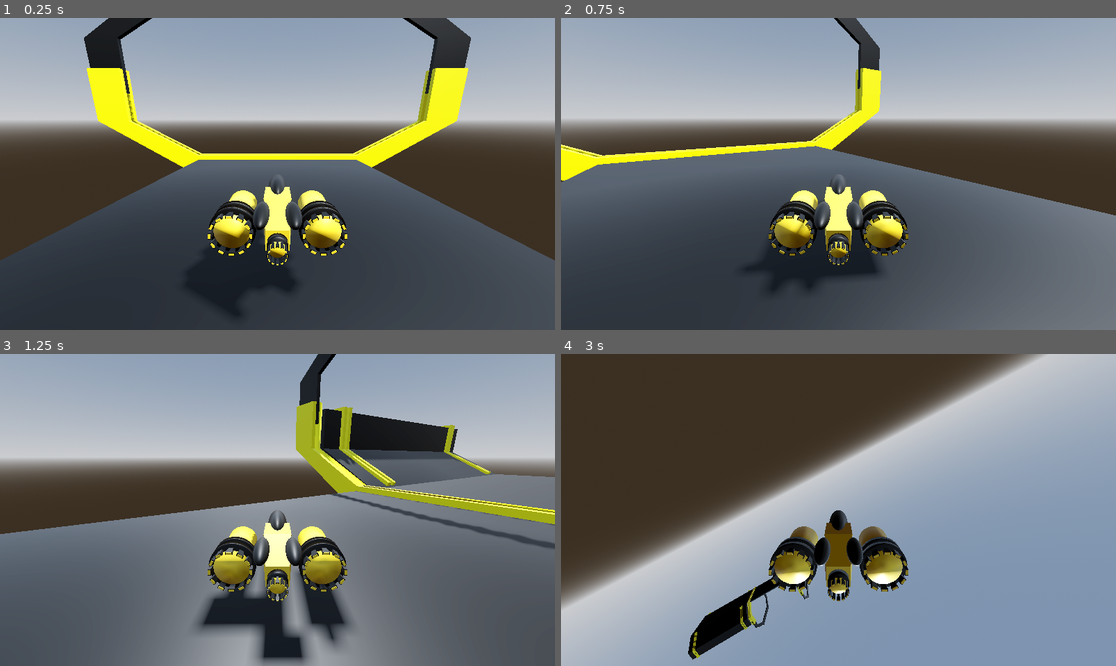
Above: before the commit, frames 1-4 (two rows, left to right).
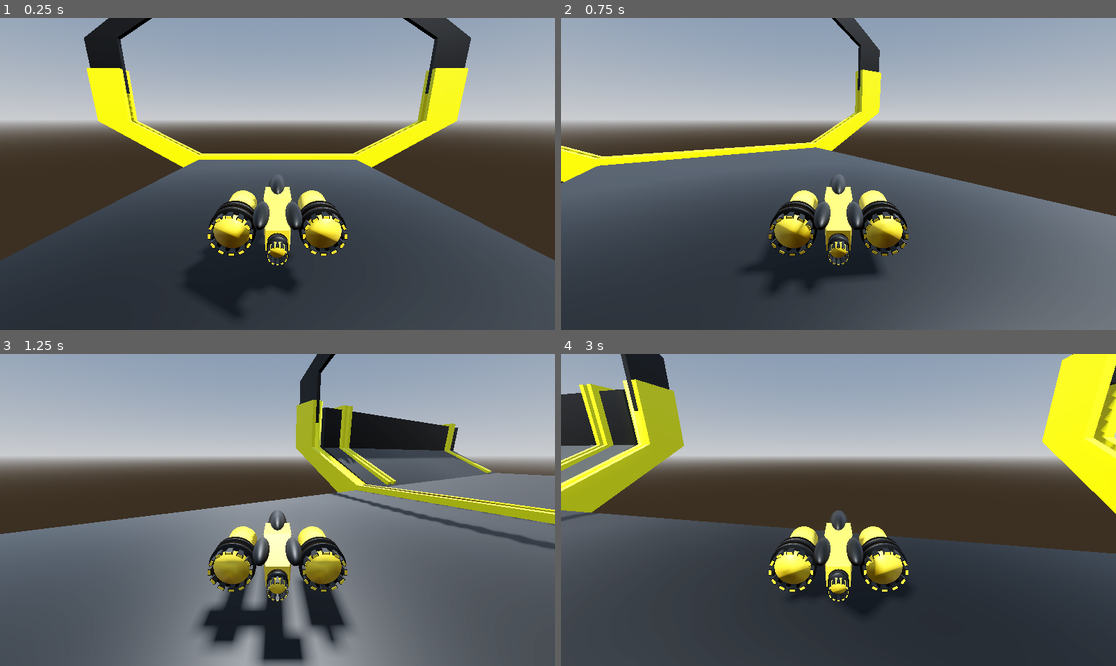
Above: after the commit, the same moments.

Repository: gheddie/godot_mace_runner_2
Game: Godot game, scene res://starter/PlatformStarterScene.tscn
Two runs of this game, one before a commit and one after it. Both use one fixed random seed, a clock stepped at 60 frames per second and the inputs below.
Inputs:
- Up to frame 1 (0.25 s): no input
- Up to frame 2 (0.75 s): hold D (turn_right) from 0.53 s (still down)
- Up to frame 3 (1.25 s): keep holding D (turn_right)
- Up to frame 4 (3 s): release D (turn_right) at 1.28 s; hold S (move_backward) 1.28-2.03 s; hold D (turn_right) 2.03-2.78 s; hold W (move_forward) from 2.78 s (still down)

Frame 1 is identical in both runs. In frame 2, 1.1% of the frame differs, in the area x 0-100%, y 0-68%; in frame 3, 2.4%; in frame 4, 90%, in the area x 0-100%, y 0-100%.

Commit message:
Improved wall colliding

Diff:
--- a/assets/mace_elements/inherited_elements/fork/ForkMaceElement.tscn
+++ b/assets/mace_elements/inherited_elements/fork/ForkMaceElement.tscn
@@ -10,15 +10,24 @@
 [sub_resource type="BoxShape3D" id="BoxShape3D_l0i7n"]
 size = Vector3(14.1, 2.1000001, 18)
 
+[sub_resource type="BoxShape3D" id="BoxShape3D_o7ns2"]
+size = Vector3(12.2, 1, 1)
+
+[sub_resource type="BoxShape3D" id="BoxShape3D_7wpic"]
+size = Vector3(1.5, 1, 1)
+
+[sub_resource type="BoxShape3D" id="BoxShape3D_bs0eu"]
+size = Vector3(1, 2.1000001, 5)
+
 [node name="ForkTrailElement" instance=ExtResource("1_ijvp6")]
 script = ExtResource("2_fevai")
 
-[node name="fork" parent="." index="0" instance=ExtResource("2_s8jsc")]
-transform = Transform3D(1, 0, 0, 0, 1, 0, 0, 0, 1, 0, -0.2, 0)
-
-[node name="BottomCollider" type="CollisionShape3D" parent="." index="1"]
+[node name="BottomCollider" type="CollisionShape3D" parent="." index="0"]
 transform = Transform3D(1, 0, 0, 0, 1, 0, 0, 0, 1, 7, -0.100000024, -9.536743e-07)
 shape = SubResource("BoxShape3D_fevai")
+
+[node name="fork" parent="." index="1" instance=ExtResource("2_s8jsc")]
+transform = Transform3D(1, 0, 0, 0, 1, 0, 0, 0, 1, 0, -0.2, 0)
 
 [node name="Area" type="Area3D" parent="." index="2"]
 
@@ -26,6 +35,18 @@
 transform = Transform3D(1, 0, 0, 0, 1, 0, 0, 0, 1, 7.05, 0.85, 0)
 shape = SubResource("BoxShape3D_l0i7n")
 
+[node name="LeftCollider" type="CollisionShape3D" parent="." index="3"]
+transform = Transform3D(0.90630776, 0, 0.42261827, 0, 2.8500001, 0, -0.42261827, 0, 0.90630776, 5.3655844, 1.4, -4.9041667)
+shape = SubResource("BoxShape3D_o7ns2")
+
+[node name="RightCollider" type="CollisionShape3D" parent="." index="4"]
+transform = Transform3D(7.6129847, 0, -0.42261827, 0, 2, 0, 3.5499933, 0, 0.90630776, 5.24844, 0.8, 4.907496)
+shape = SubResource("BoxShape3D_7wpic")
+
+[node name="BackCollider" type="CollisionShape3D" parent="." index="5"]
+transform = Transform3D(1, 0, 0, 0, 1, 0, 0, 0, 1, 13.5, 0.8500001, 0)
+shape = SubResource("BoxShape3D_bs0eu")
+
 [connection signal="body_entered" from="Area" to="." method="onBodyEntered"]
 
 [editable path="fork"]
--- a/assets/ship/Ship.tscn
+++ b/assets/ship/Ship.tscn
@@ -8,6 +8,7 @@
 size = Vector3(1, 0.4, 0.8)
 
 [node name="Ship" type="RigidBody3D"]
+lock_rotation = true
 script = ExtResource("1_tf6b1")
 
 [node name="Body" parent="." instance=ExtResource("1_rgt4d")]
--- a/assets/starter/Starter.tscn
+++ b/assets/starter/Starter.tscn
@@ -7,6 +7,12 @@
 
 [sub_resource type="BoxShape3D" id="BoxShape3D_46be0"]
 size = Vector3(0.5, 4.2000003, 8.2)
+
+[sub_resource type="BoxShape3D" id="BoxShape3D_3a8m4"]
+size = Vector3(8, 1, 0.3)
+
+[sub_resource type="BoxShape3D" id="BoxShape3D_tfy14"]
+size = Vector3(8, 1, 0.3)
 
 [node name="Starter" type="StaticBody3D"]
 
@@ -19,3 +25,11 @@
 [node name="BackCollider" type="CollisionShape3D" parent="."]
 transform = Transform3D(1, 0, 0, 0, 1, 0, 0, 0, 1, -3.5499997, 1.9000001, 1.1920929e-07)
 shape = SubResource("BoxShape3D_46be0")
+
+[node name="LeftCollider" type="CollisionShape3D" parent="."]
+transform = Transform3D(1, 0, 0, 0, 1, 0, 0, 0, 1, 0, 0.3, -1.95)
+shape = SubResource("BoxShape3D_3a8m4")
+
+[node name="RightCollider" type="CollisionShape3D" parent="."]
+transform = Transform3D(1, 0, 0, 0, 1, 0, 0, 0, 1, 0, 0.3, 2.0500002)
+shape = SubResource("BoxShape3D_tfy14")
Not shown: 1 places in assets/mace_elements/inherited_elements/fork/ForkMaceElement.tscn that only renumber resources
Not shown: 1 places in assets/starter/Starter.tscn that only renumber resources
